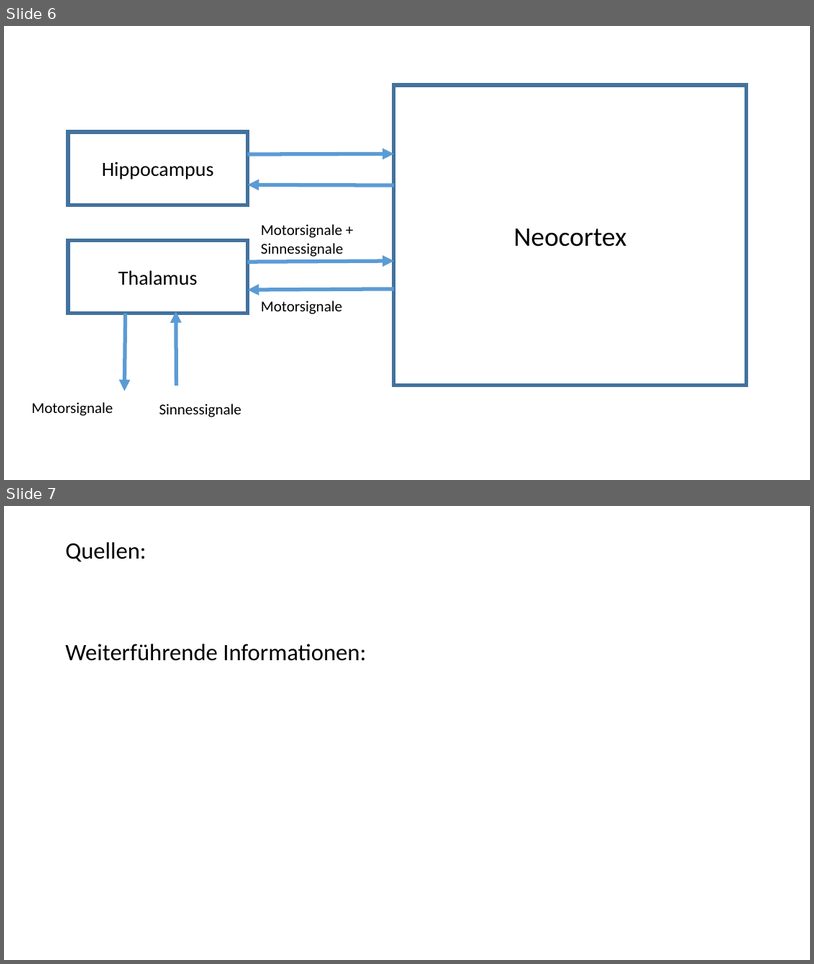
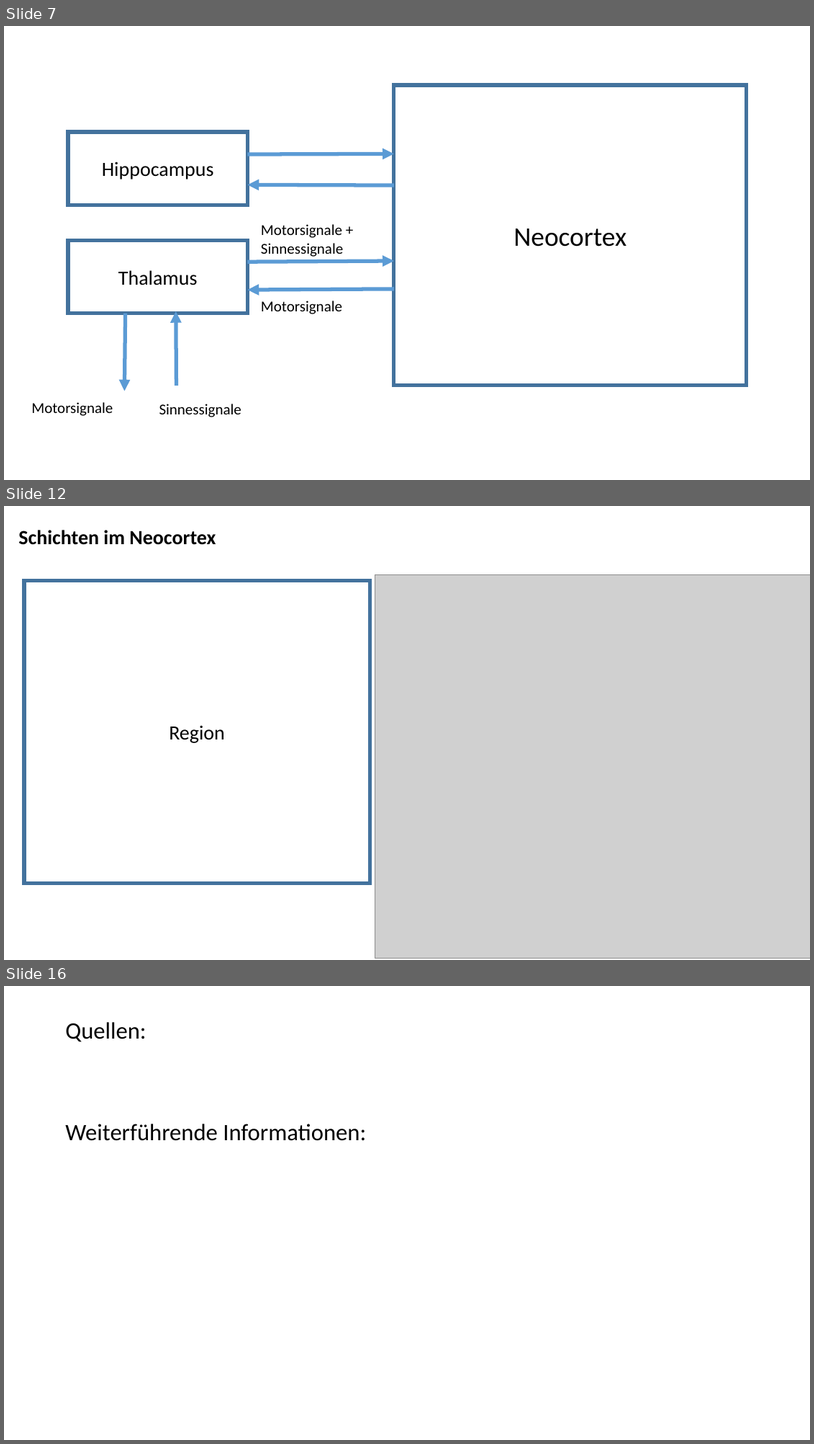
Before and after one commit to danck/hsem, a slide deck: Vortrag/hsem.pptx. Shown one above the other, each under a label of ours: slides 6 and 7 before the commit, slides 7, 12 and 16 after it; the slides between them are not shown. The pictures are 814x964 and 814x1444 pixels, drawn with LibreOffice and Linux fonts; fonts in the diff are those of the drawing; grey boxes stand for pictures. Boxes give left, top, right and bottom in pixels: in the first picture for what was removed or moved away, otherwise in the second. Text is boxed around its words. In the diff, an @@ line names an element or a change of style, - is before the commit and + after.

Commit message:
add slides and pictures

```diff
--- a/Vortrag/hsem.pptx
+++ b/Vortrag/hsem.pptx
@@ slide 12 added at (4, 506, 810, 960), background #FFFFFF @@
@@ text added at (18, 530, 216, 545), 24 pt, text #000000, bold @@
+Schichten im Neocortex
@@ rectangle added at (24, 580, 370, 883), fill #FFFFFF, outline #43739E 4.5 pt, 24 pt, text #000000 @@
+Region
@@ picture added at (376, 575, 810, 958) @@
@@ what was slide 6 is now slide 7 @@
@@ what was slide 7 is now slide 16 @@
```
Also in this commit, not shown: 1 slide changed, 8 other slides added.
